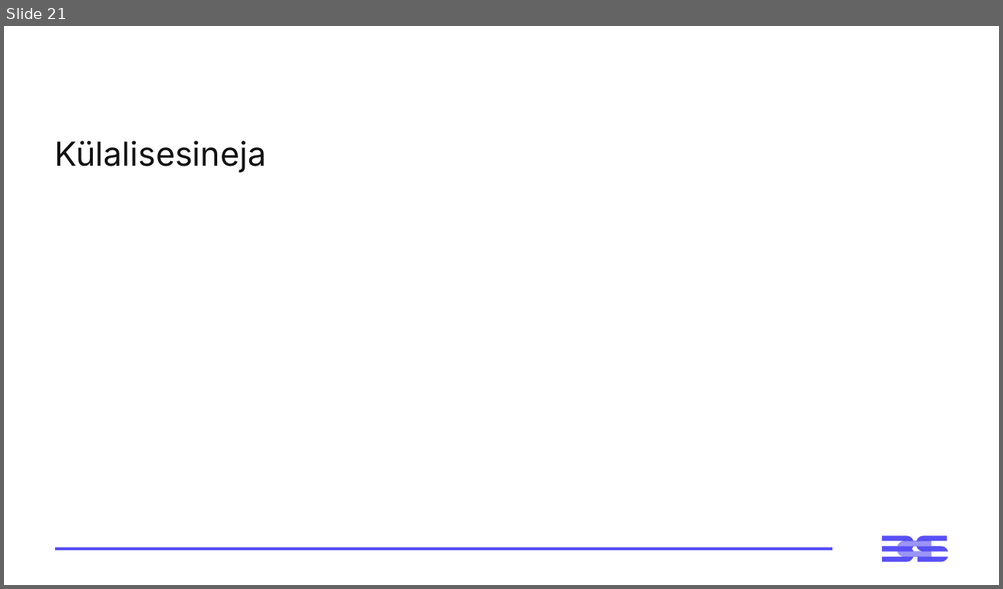
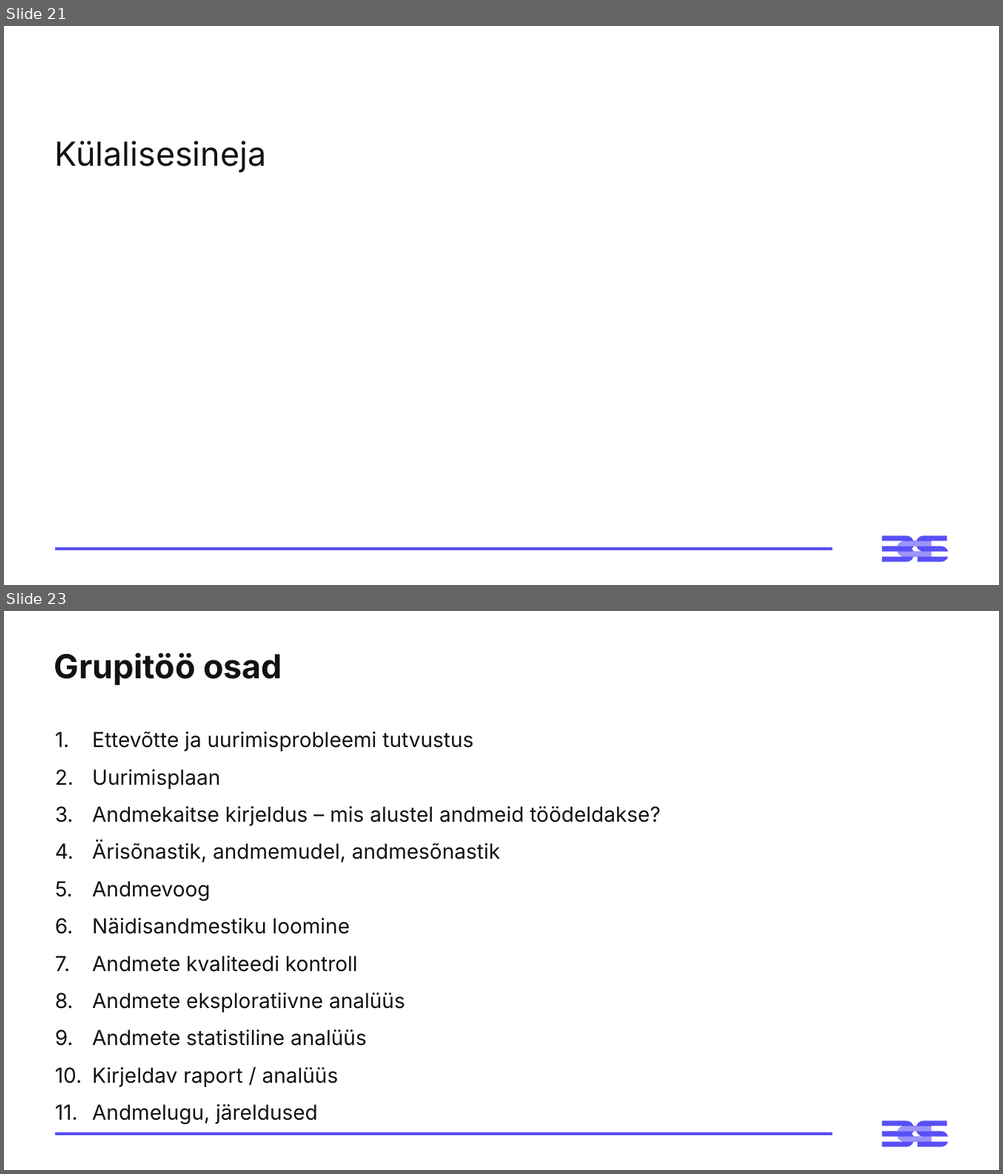
Before and after one commit to virverani/andmetarkus_2026_kevad, a slide deck: Day14/14-paev-andmetarkus-esitlus.pptx. Shown one above the other, each under a label of ours: slide 21 before the commit, slides 21 and 23 after it; the slides between them are not shown. The pictures are 1003x589 and 1003x1174 pixels, drawn with LibreOffice and Linux fonts; fonts in the diff are those of the drawing. Boxes give left, top, right and bottom in pixels: in the first picture for what was removed or moved away, otherwise in the second. Text is boxed around its words. In the diff, an @@ line names an element or a change of style, - is before the commit and + after.

```diff
--- a/Day14/14-paev-andmetarkus-esitlus.pptx
+++ b/Day14/14-paev-andmetarkus-esitlus.pptx
@@ slide 23 added at [4, 611, 999, 1170], background #FFFFFF; not listed: 3 template elements that a slide beside it also shows @@
@@ title added at [54, 652, 282, 685], 32 pt, text #121212, bold @@
+Grupitöö osad
@@ text added at [92, 732, 660, 1088], 20 pt, text #121212 @@
+1. Ettevõtte ja uurimisprobleemi tutvustus
+2. Uurimisplaan
+3. Andmekaitse kirjeldus – mis alustel andmeid töödeldakse?
+4. Ärisõnastik, andmemudel, andmesõnastik
+5. Andmevoog
+6. Näidisandmestiku loomine
+7. Andmete kvaliteedi kontroll
+8. Andmete eksploratiivne analüüs
+9. Andmete statistiline analüüs
+10. Kirjeldav raport / analüüs
+11. Andmelugu, järeldused
```
Also in this commit, not shown: 1 slide changed, 4 other slides added, 12 other files.
